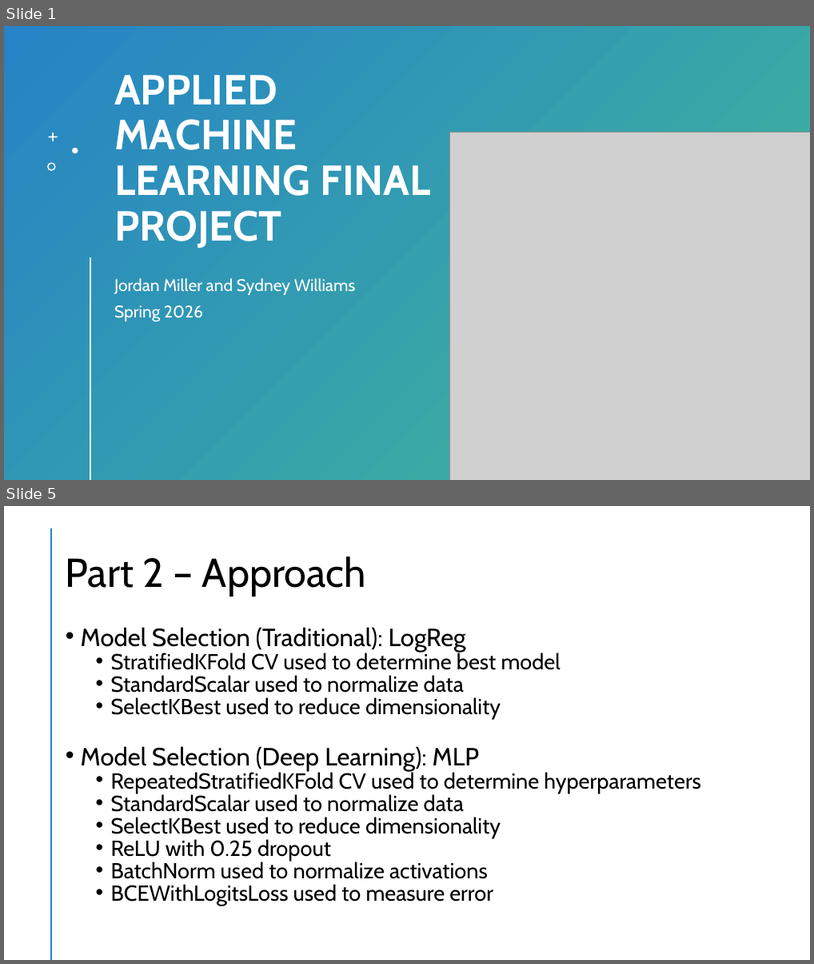
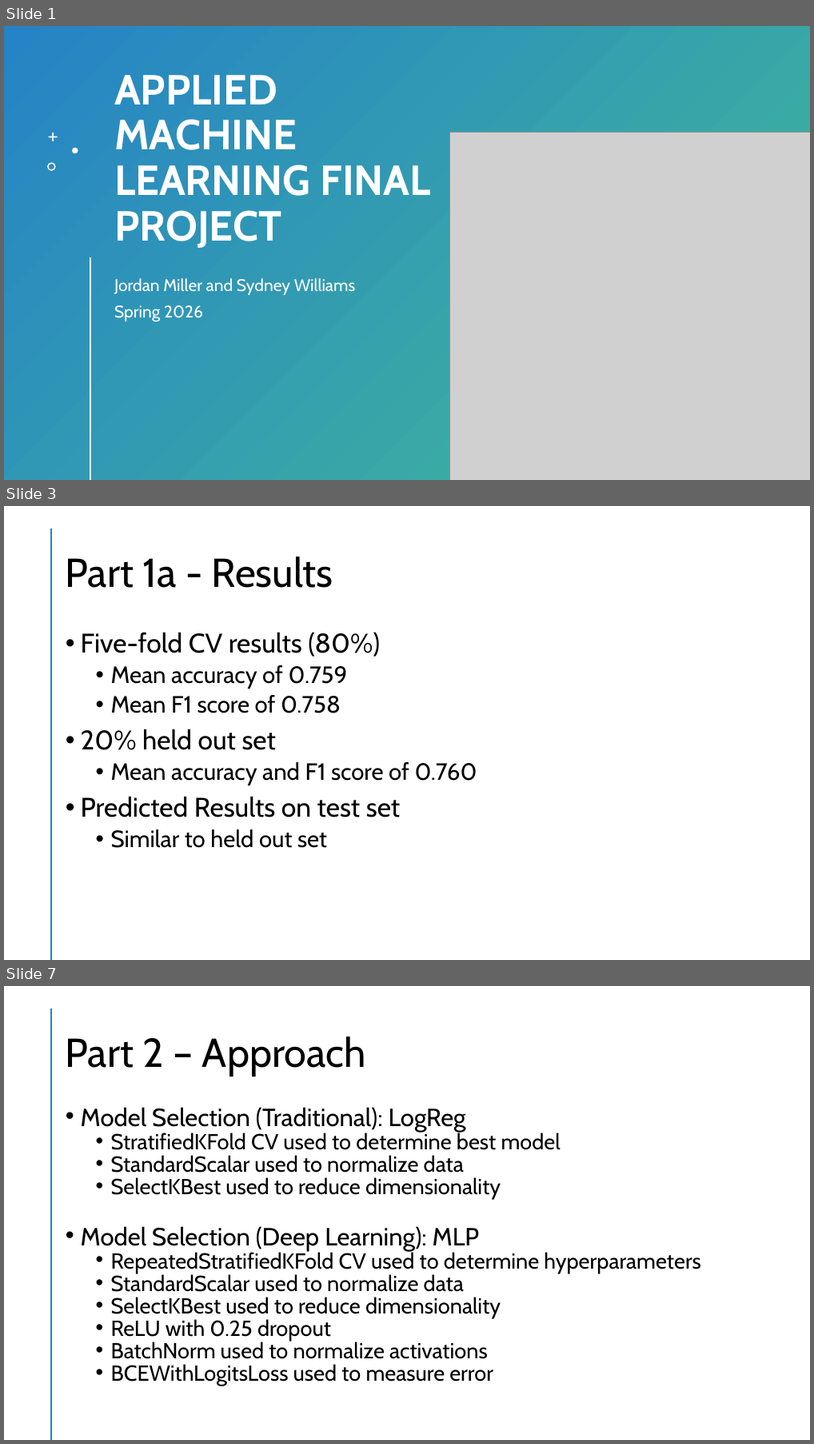
Before and after one commit to jtmilleer/aml_project, a slide deck: Documentation/Final Presentation.pptx. Shown one above the other, each under a label of ours: slides 1 and 5 before the commit, slides 1, 3 and 7 after it; the slides between them are not shown. The pictures are 814x964 and 814x1444 pixels, drawn with LibreOffice and Linux fonts; fonts in the diff are those of the drawing; grey boxes stand for pictures; background and template pictures are left out. Boxes give left, top, right and bottom in pixels: in the first picture for what was removed or moved away, otherwise in the second. Text is boxed around its words. In the diff, an @@ line names an element or a change of style, - is before the commit and + after.

Commit message:
2/3 done w/ part 1

```diff
--- a/Documentation/Final Presentation.pptx
+++ b/Documentation/Final Presentation.pptx
@@ slide 3 added at [4,506,810,960], background #FFFFFF; not listed: 1 template element that a slide beside it also shows @@
@@ title added at [66,556,334,588], 48 pt, text #000000 @@
+Part 1a - Results
@@ text added at [81,632,478,848], 28 pt, text #000000 @@
+• Five-fold CV results (80%)
+  • Mean accuracy of 0.759
+  • Mean F1 score of 0.758
+• 20% held out set
+  • Mean accuracy and F1 score of 0.760
+• Predicted Results on test set
+  • Similar to held out set
@@ what was slide 5 is now slide 7 @@
```
Also in this commit, not shown: 3 slides changed, 1 other slide added.
